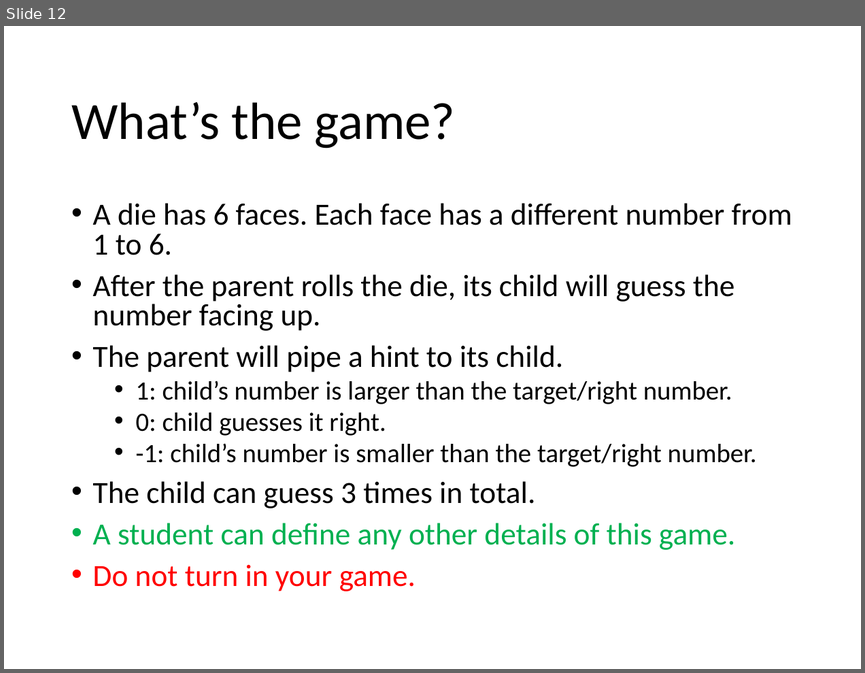
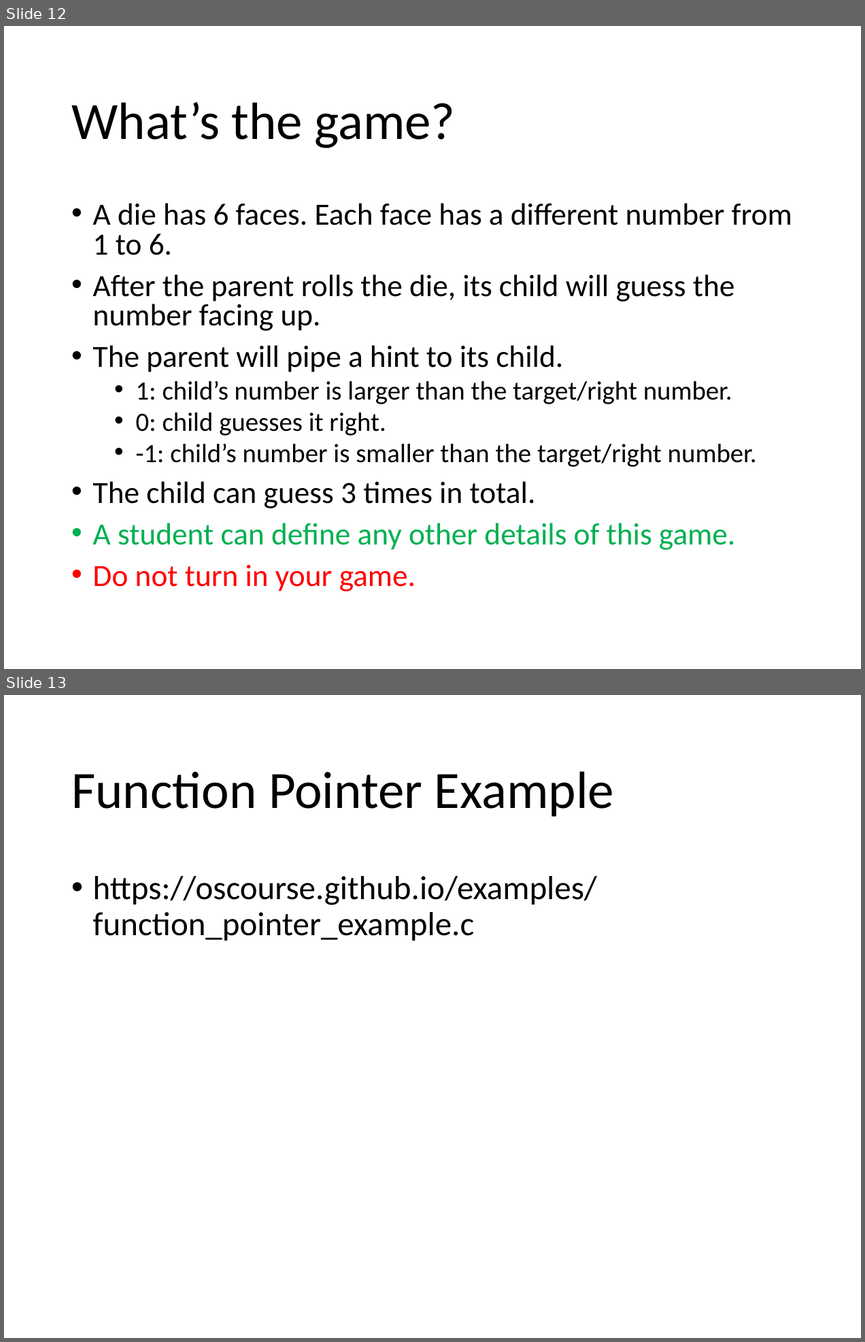
Before and after one commit to oscourse/oscourse.github.io, a slide deck: slides/lab02.pptx. Shown one above the other, each under a label of ours: slide 12 before the commit, slides 12 and 13 after it. The pictures are 865x673 and 865x1342 pixels, drawn with LibreOffice and Linux fonts; fonts in the diff are those of the drawing. Boxes give left, top, right and bottom in pixels: in the first picture for what was removed or moved away, otherwise in the second. Text is boxed around its words. In the diff, an @@ line names an element or a change of style, - is before the commit and + after.

Commit message:
Update the lab 02 slides
modified:   slides/lab02.pptx

```diff
--- a/slides/lab02.pptx
+++ b/slides/lab02.pptx
@@ slide 13 added at <box>4,695,861,1338</box>, background #FFFFFF @@
@@ title added at <box>71,771,614,817</box>, 44 pt, text #000000 @@
+Function Pointer Example
@@ text added at <box>93,876,597,940</box>, 28 pt, text #000000 @@
+• https://oscourse.github.io/examples/function_pointer_example.c
```
